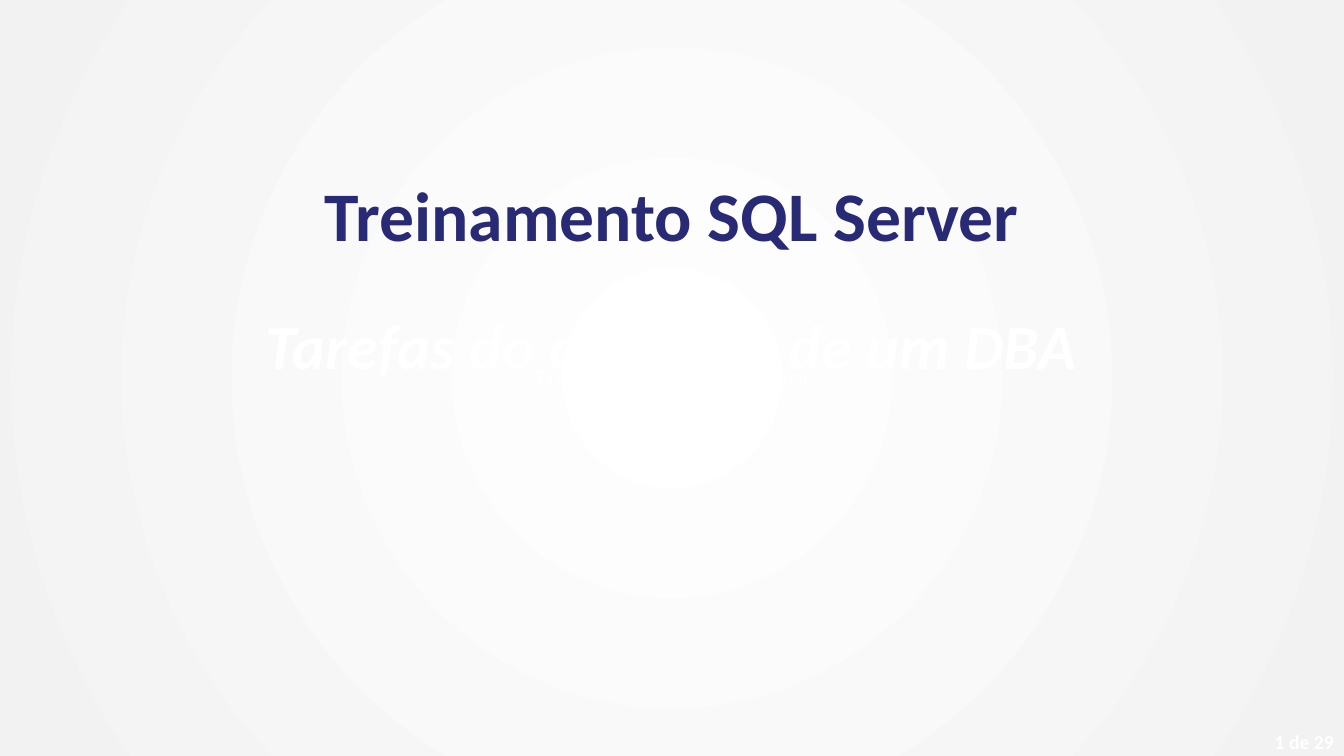
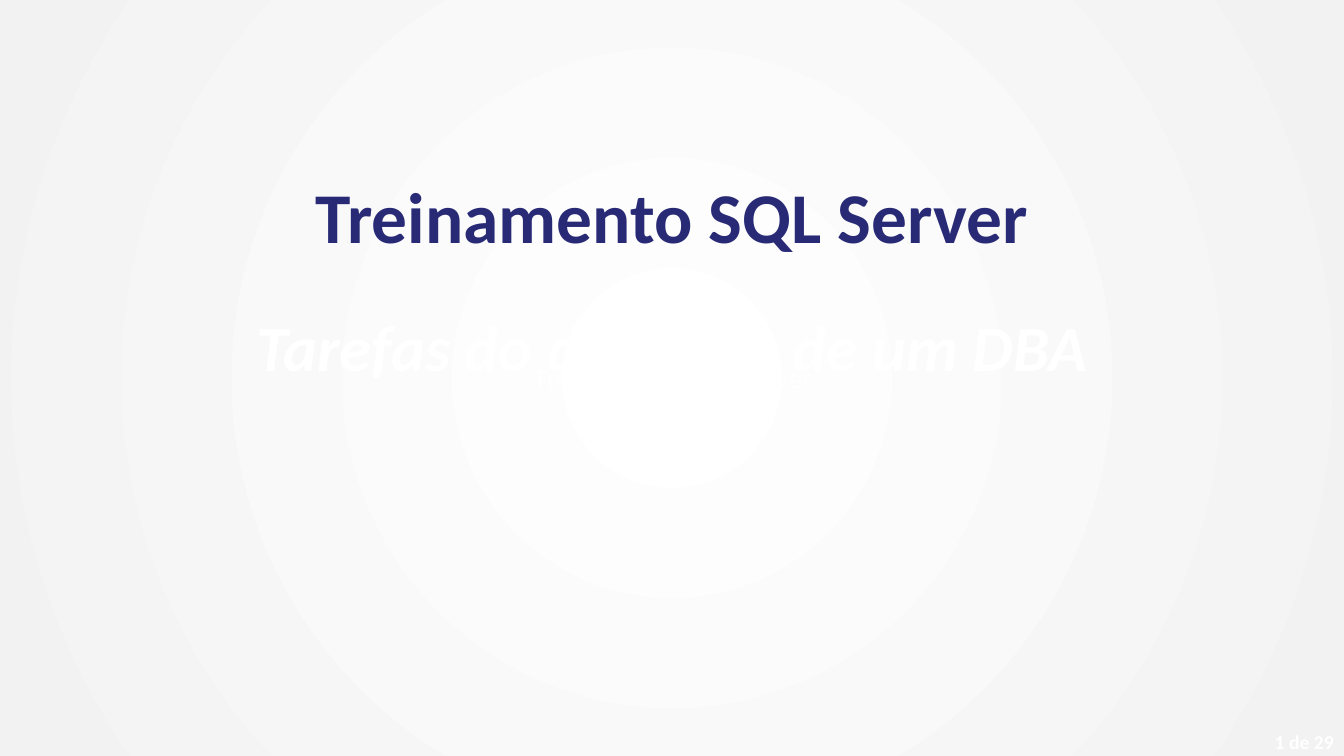
Before and after one commit to carlosgimenes/Training-Tarefas_Dia_Dia_de_um_DBA, a slide deck: slide 1 of Modulo05-Agent/Modulo 05 - SQL Agent.pptx. Drawn at 1344x756 pixels with LibreOffice and Linux fonts; fonts in the diff are those of the drawing; background and template pictures are left out. Boxes give left, top, right and bottom in pixels: in the first picture for what was removed or moved away, otherwise in the second. Text is boxed around its words. In the diff, an @@ line names an element or a change of style, - is before the commit and + after.

```diff
--- a/Modulo05-Agent/Modulo 05 - SQL Agent.pptx
+++ b/Modulo05-Agent/Modulo 05 - SQL Agent.pptx
@@ text "Treinamento SQL Server" at [316,193,1028,252]: size 49.7 to 51 pt @@
```
Also in this commit, not shown: 19 other slides changed.
